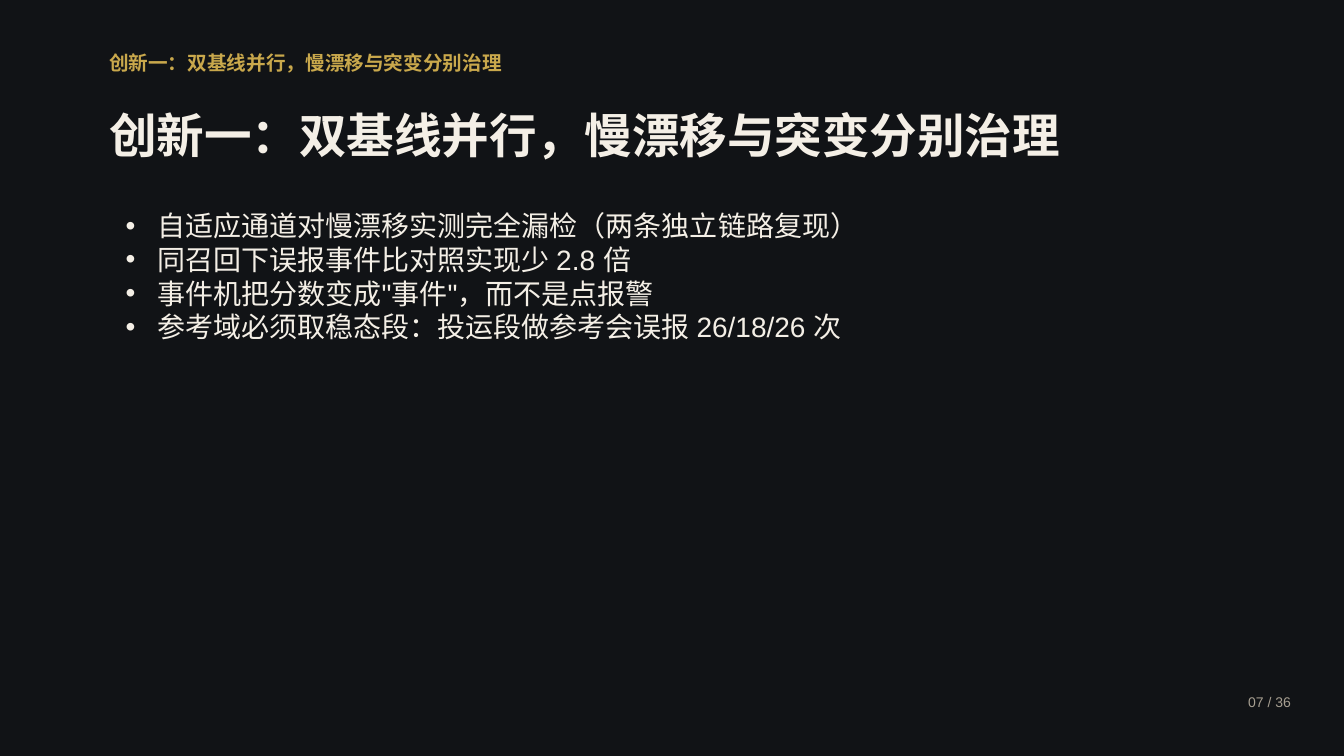
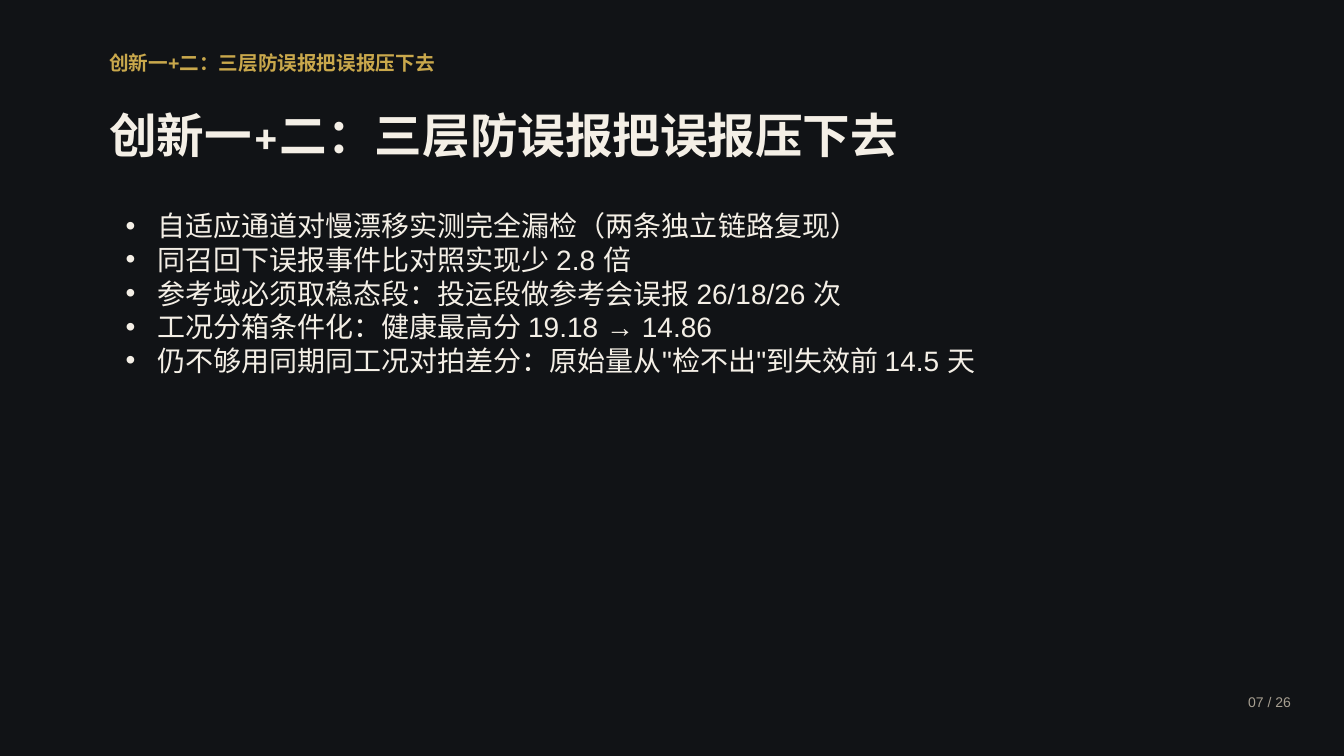
Before and after one commit to by739yang/BEWG_PdM, a slide deck: slide 8 of deliverables/ppt/澜脉_商业计划书.pptx (slide 9 before the commit). Drawn at 1344x756 pixels with LibreOffice and Linux fonts; fonts in the diff are those of the drawing. Boxes give left, top, right and bottom in pixels: in the first picture for what was removed or moved away, otherwise in the second. Text is boxed around its words. In the diff, an @@ line names an element or a change of style, - is before the commit and + after.

```diff
--- a/deliverables/ppt/澜脉_商业计划书.pptx
+++ b/deliverables/ppt/澜脉_商业计划书.pptx
@@ text at [109,53,435,72]: text changed @@
-创新一：双基线并行，慢漂移与突变分别治理
+创新一+二：三层防误报把误报压下去
@@ text at [109,112,898,158]: text changed @@
-创新一：双基线并行，慢漂移与突变分别治理
+创新一+二：三层防误报把误报压下去
@@ text at [157,280,654,307]: paragraph removed @@
-• 事件机把分数变成"事件"，而不是点报警
@@ text at [157,313,975,374]: paragraphs added @@
+• 工况分箱条件化：健康最高分 19.18 → 14.86
+• 仍不够用同期同工况对拍差分：原始量从"检不出"到失效前 14.5 天
@@ text at [1248,697,1291,707]: text changed @@
-07 / 36
+07 / 26
```
Also in this commit, not shown: 28 other slides changed, 18 slides removed, 5 other files.
